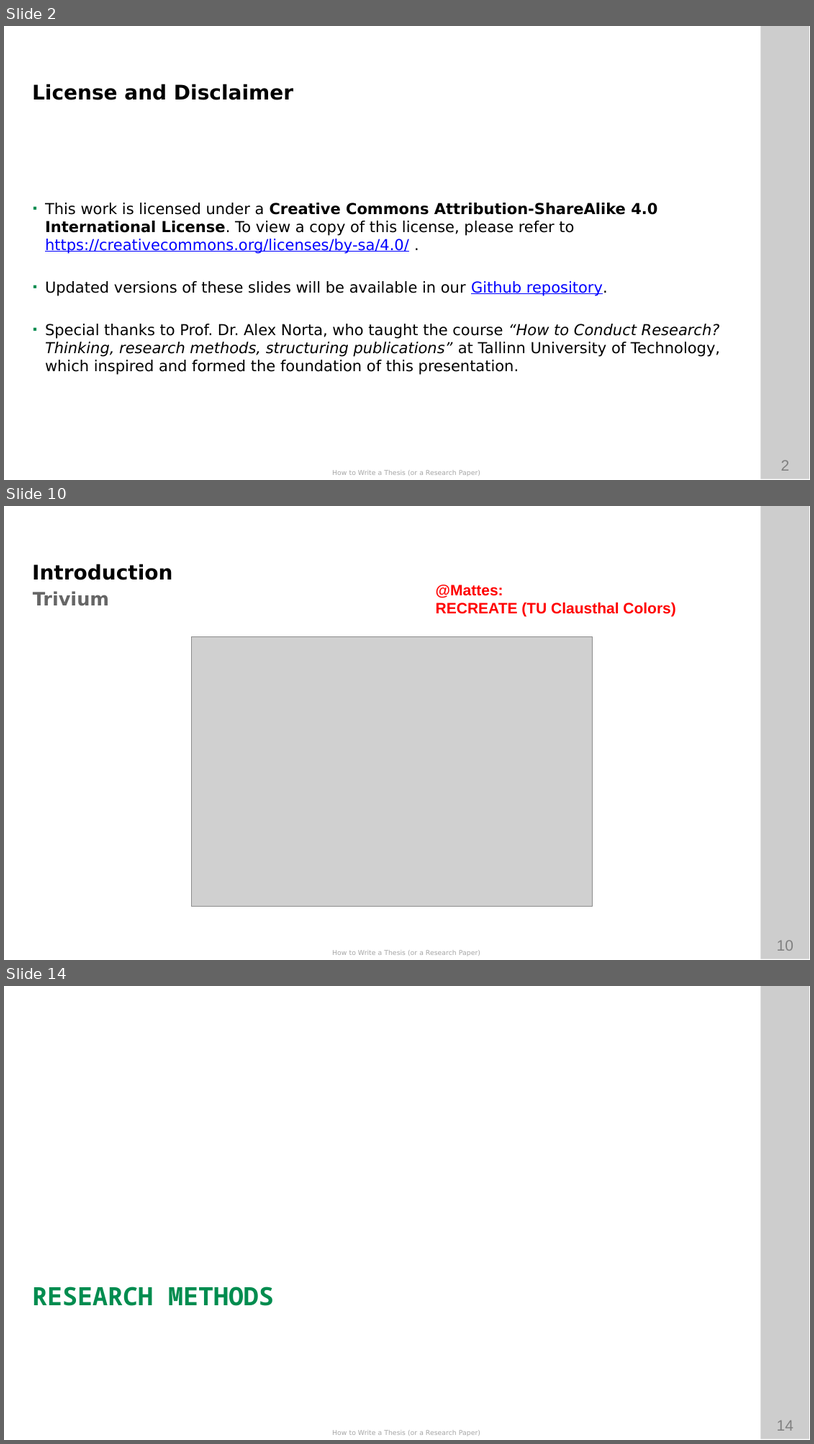
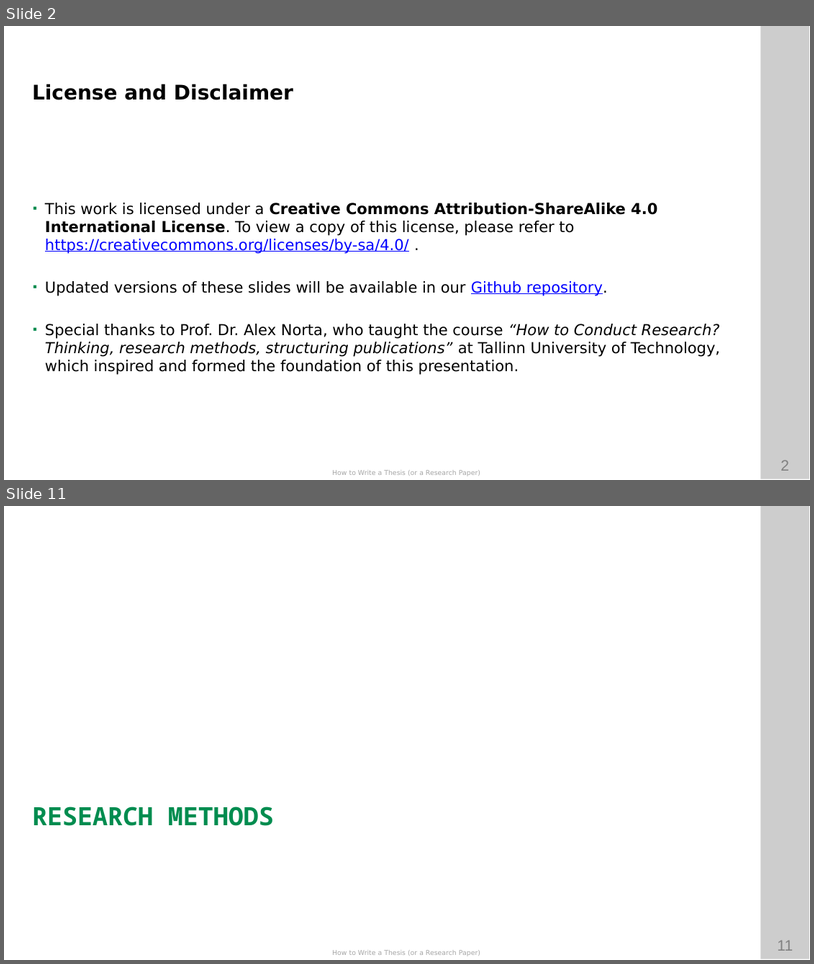
Before and after one commit to ETCE-LAB/How-To-Write-A-Paper-Thesis, a slide deck: How-to-Write-A-Paper-Thesis.pptx. Shown one above the other, each under a label of ours: slides 2, 10 and 14 before the commit, slides 2 and 11 after it; the slides between them are not shown. The pictures are 814x1444 and 814x964 pixels, drawn with LibreOffice and Linux fonts; fonts in the diff are those of the drawing; grey boxes stand for pictures; background and template pictures are left out. Boxes give left, top, right and bottom in pixels: in the first picture for what was removed or moved away, otherwise in the second. Text is boxed around its words. In the diff, an @@ line names an element or a change of style, - is before the commit and + after.

```diff
--- a/How-to-Write-A-Paper-Thesis.pptx
+++ b/How-to-Write-A-Paper-Thesis.pptx
@@ slide 10 removed at (4,506,810,960), background #FFFFFF; not listed: 4 template elements that a slide beside it also shows @@
@@ text removed at (32,564,172,580) @@
-Introduction
@@ text removed at (33,591,109,606) @@
-Trivium
@@ text removed at (436,584,676,617) @@
-@Mattes:
-RECREATE (TU Clausthal Colors)
@@ picture removed at (192,636,593,906) @@
@@ what was slide 14 is now slide 11 @@
@@ page number at (777,940,793,950): text changed @@
-14
+11
```
Also in this commit, not shown: 7 slides changed, 2 other slides removed, 1 other file.
